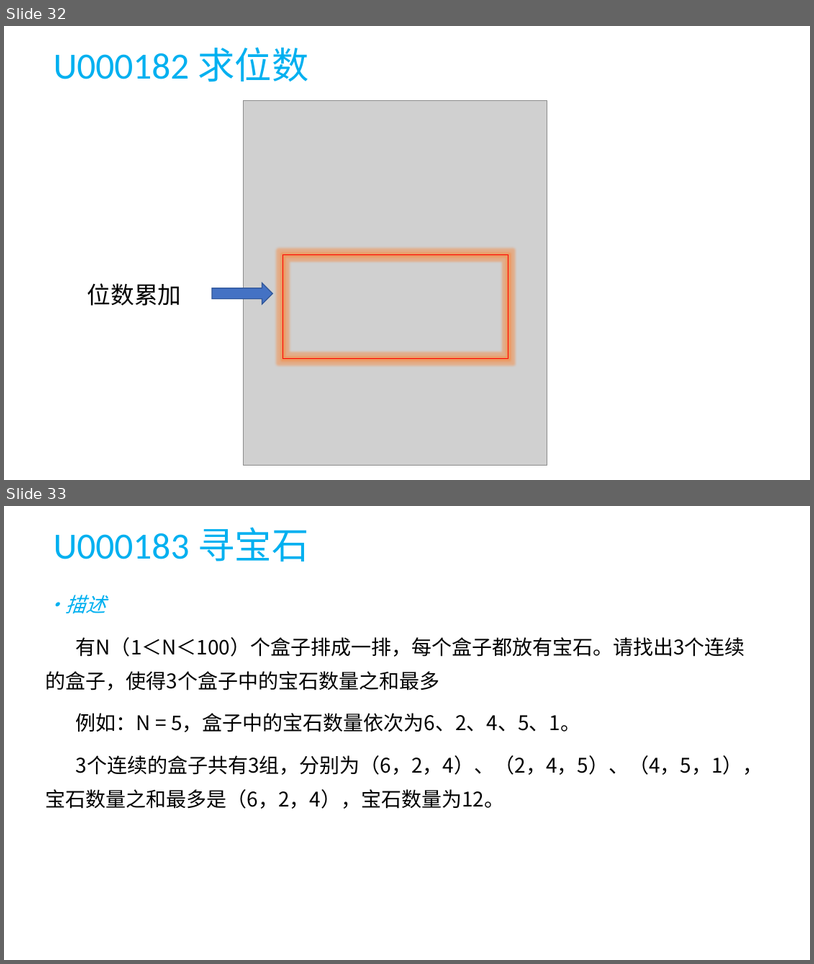
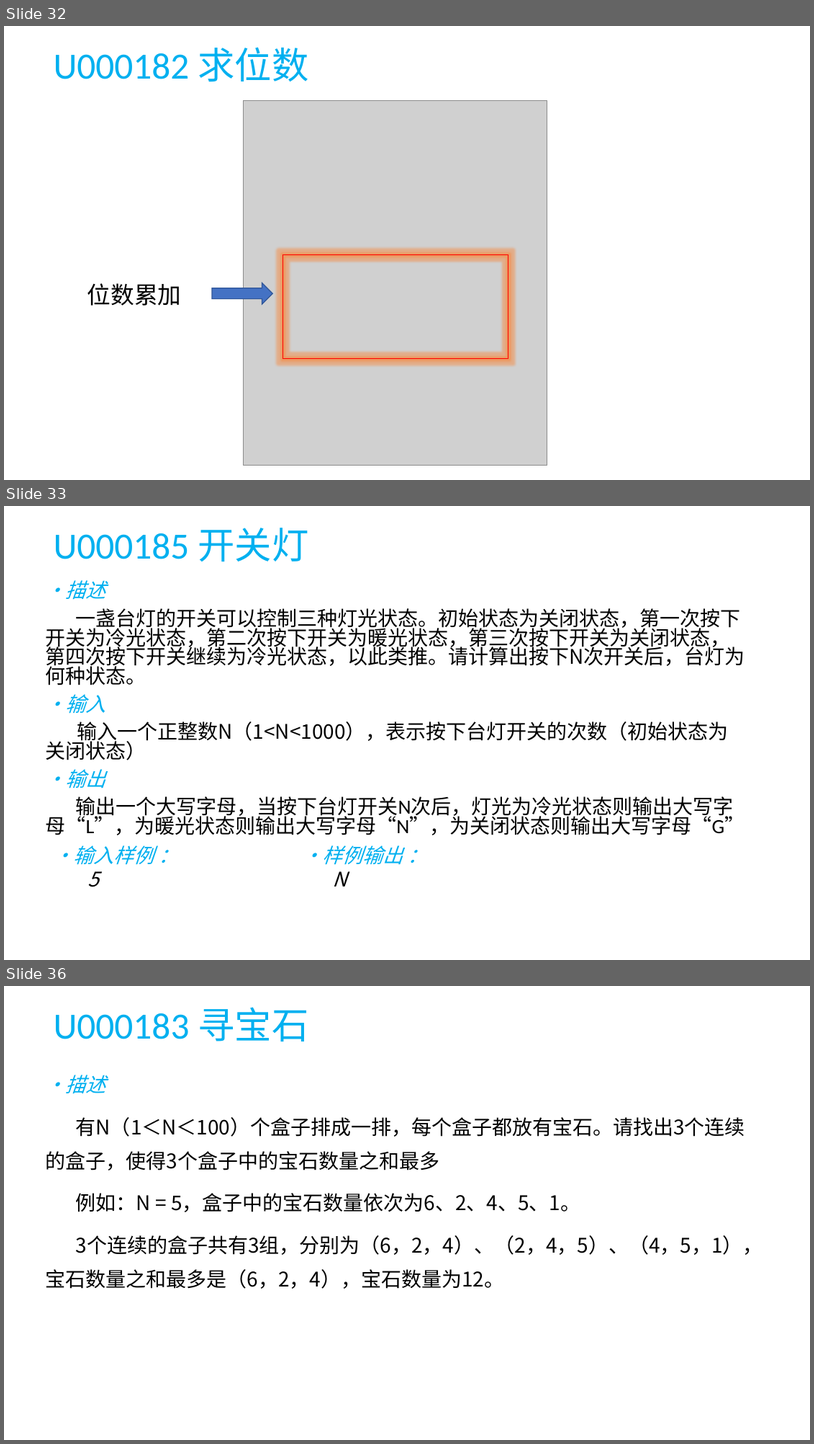
Before and after one commit to X-zy-0816/Volunteer-Work-Related, a slide deck: 蓝桥杯/蓝桥杯基础班第三课+第四课.pptx. Shown one above the other, each under a label of ours: slides 32 and 33 before the commit, slides 32, 33 and 36 after it; the slides between them are not shown. The pictures are 814x964 and 814x1444 pixels, drawn with LibreOffice and Linux fonts; fonts in the diff are those of the drawing; grey boxes stand for pictures. Boxes give left, top, right and bottom in pixels: in the first picture for what was removed or moved away, otherwise in the second. Text is boxed around its words. In the diff, an @@ line names an element or a change of style, - is before the commit and + after.

```diff
--- a/蓝桥杯/蓝桥杯基础班第三课+第四课.pptx
+++ b/蓝桥杯/蓝桥杯基础班第三课+第四课.pptx
@@ slide 33 added at [4, 506, 810, 960], background #FFFFFF @@
@@ title added at [54, 528, 309, 561], 44 pt, text #00B0F0 @@
+U000185 开关灯
@@ text added at [46, 580, 746, 835], 24 pt, text #000000 @@
+·描述
+一盏台灯的开关可以控制三种灯光状态。初始状态为关闭状态，第一次按下开关为冷光状态，第二次按下开关为暖光状态，第三次按下开关为关闭状态，第四次按下开关继续为冷光状态，以此类推。请计算出按下N次开关后，台灯为何种状态。
+·输入
+输入一个正整数N（1<N<1000），表示按下台灯开关的次数（初始状态为关闭状态）
+·输出
+输出一个大写字母，当按下台灯开关N次后，灯光为冷光状态则输出大写字母“L”，为暖光状态则输出大写字母“N”，为关闭状态则输出大写字母“G”
@@ text added at [53, 845, 154, 887], 24 pt, text #00B0F0, italic @@
+·输入样例 ：
+5
@@ text added at [302, 845, 403, 886], 24 pt, text #00B0F0, italic @@
+·样例输出 ：
+  N
@@ what was slide 33 is now slide 36 @@
```
Also in this commit, not shown: 1 slide changed, 3 other slides added, 8 other files.
